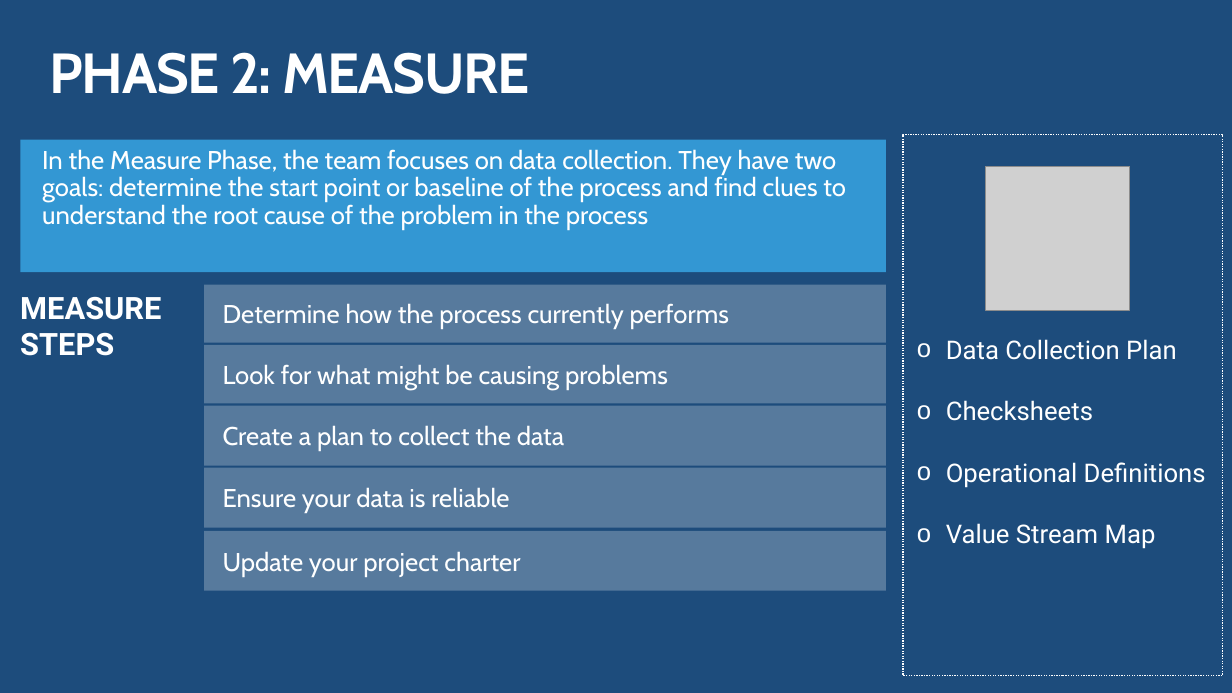
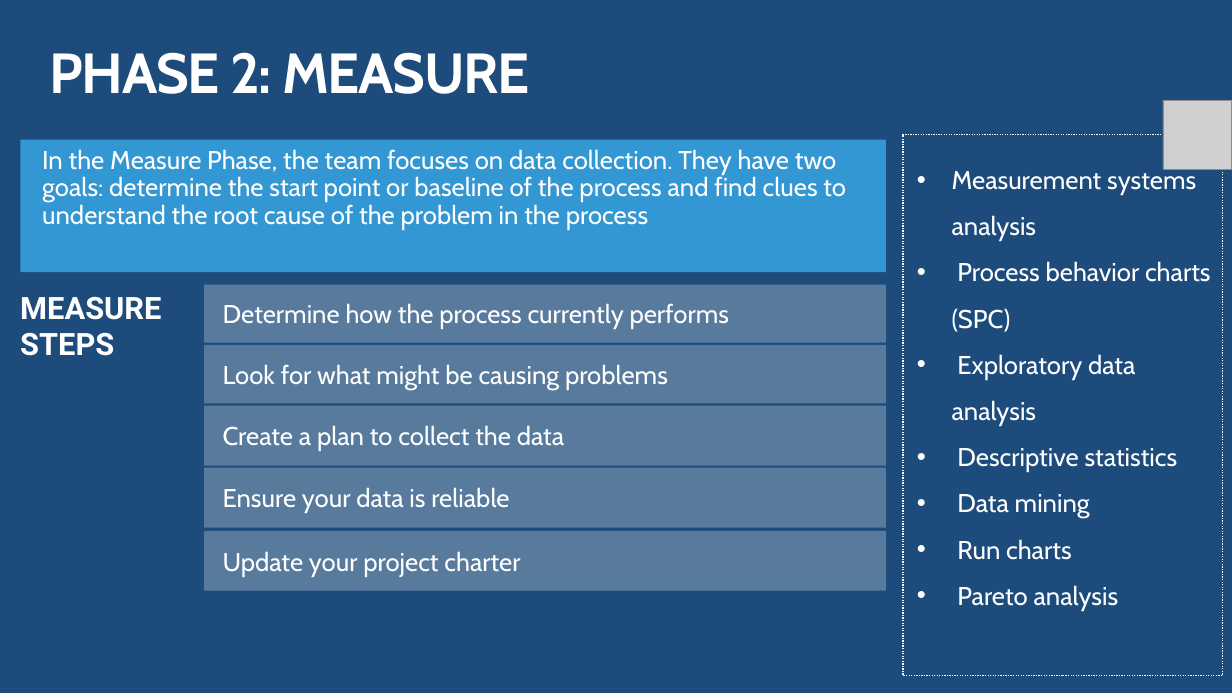
Before and after one commit to daotk/cdkpt, a slide deck: slide 22 of SPQM/Team Assignment/Team Assignment 02/K16T1-Team15-Team Assignment2/K16T1-Team15-Team Assignment2-Presentation.pptx. Drawn at 1232x693 pixels with LibreOffice and Linux fonts; fonts in the diff are those of the drawing; grey boxes stand for pictures. Boxes give left, top, right and bottom in pixels: in the first picture for what was removed or moved away, otherwise in the second. Text is boxed around its words. In the diff, an @@ line names an element or a change of style, - is before the commit and + after.

```diff
--- a/SPQM/Team Assignment/Team Assignment 02/K16T1-Team15-Team Assignment2/K16T1-Team15-Team Assignment2-Presentation.pptx
+++ b/SPQM/Team Assignment/Team Assignment 02/K16T1-Team15-Team Assignment2/K16T1-Team15-Team Assignment2-Presentation.pptx
@@ picture: place and size @@
-picture at <box>986,166,1130,311</box>
+picture at <box>1163,100,1232,168</box>
@@ text in rectangle at <box>952,168,1210,611</box>: text changed; font Roboto to Cabin @@
-o Data Collection Plan
-o Checksheets
-o Operational Definitions
-o Value Stream Map
+• Measurement systems analysis
+• Process behavior charts (SPC)
+• Exploratory data analysis
+• Descriptive statistics
+• Data mining
+• Run charts
+• Pareto analysis
```
Also in this commit, not shown: 6 other slides changed.
